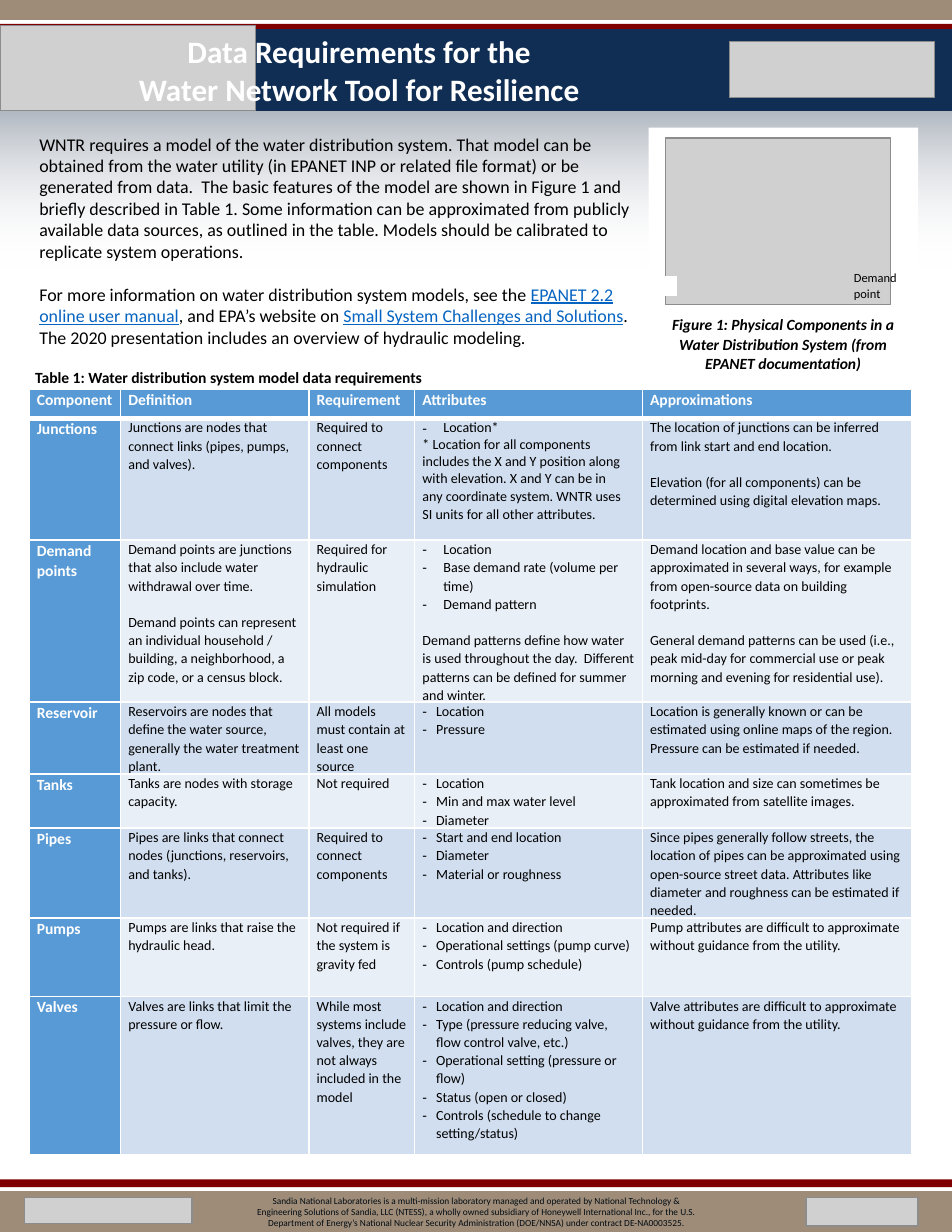
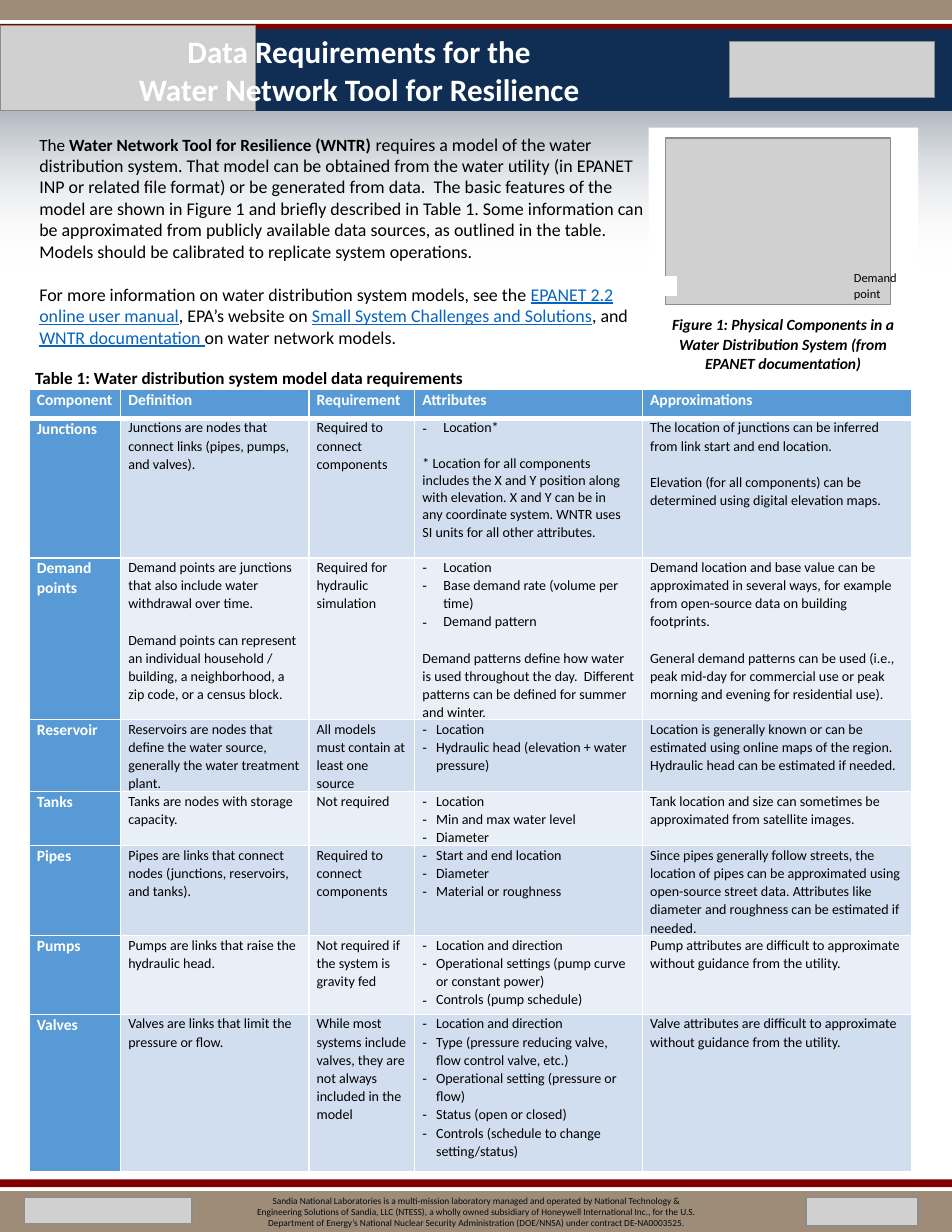
Before and after one commit to USEPA/WNTR, a slide deck: slide 1 of documentation/factsheets/WNTR_data_factsheet.pptx. Drawn at 952x1232 pixels with LibreOffice and Linux fonts; fonts in the diff are those of the drawing; grey boxes stand for pictures. Boxes give left, top, right and bottom in pixels: in the first picture for what was removed or moved away, otherwise in the second. Text is boxed around its words. In the diff, an @@ line names an element or a change of style, - is before the commit and + after.

```diff
--- a/documentation/factsheets/WNTR_data_factsheet.pptx
+++ b/documentation/factsheets/WNTR_data_factsheet.pptx
@@ text at <box>39,138,643,347</box>: text changed @@
-WNTR requires a model of the water distribution system. That model can be obtained from the water utility (in EPANET INP or related file format) or be generated from data. The basic features of the model are shown in Figure 1 and briefly described in Table 1. Some information can be approximated from publicly available data sources, as outlined in the table. Models should be calibrated to replicate system operations.
-For more information on water distribution system models, see the EPANET 2.2 online user manual, and EPA’s website on Small System Challenges and Solutions. The 2020 presentation includes an overview of hydraulic modeling.
+The Water Network Tool for Resilience (WNTR) requires a model of the water distribution system. That model can be obtained from the water utility (in EPANET INP or related file format) or be generated from data. The basic features of the model are shown in Figure 1 and briefly described in Table 1. Some information can be approximated from publicly available data sources, as outlined in the table. Models should be calibrated to replicate system operations.
+For more information on water distribution system models, see the EPANET 2.2 online user manual, EPA’s website on Small System Challenges and Solutions, and WNTR documentation on water network models.
@@ text "Table 1: Water distribution system ..." at <box>35,372,463,387</box>: size 10 to 11 pt @@
@@ table at <box>29,390,913,1167</box> @@
-row 4, column 4: Location / Pressure
+row 4, column 4: Location / Hydraulic head (elevation + water pressure)
-row 4, column 5: Location is generally known or can be estimated using online maps of the region. Pressure can be estimated if needed.
+row 4, column 5: Location is generally known or can be estimated using online maps of the region. Hydraulic head can be estimated if needed.
-row 7, column 4: Location and direction / Operational settings (pump curve) / Controls (pump schedule)
+row 7, column 4: Location and direction / Operational settings (pump curve or constant power) / Controls (pump schedule)
```
Also in this commit, not shown: 3 other files.
